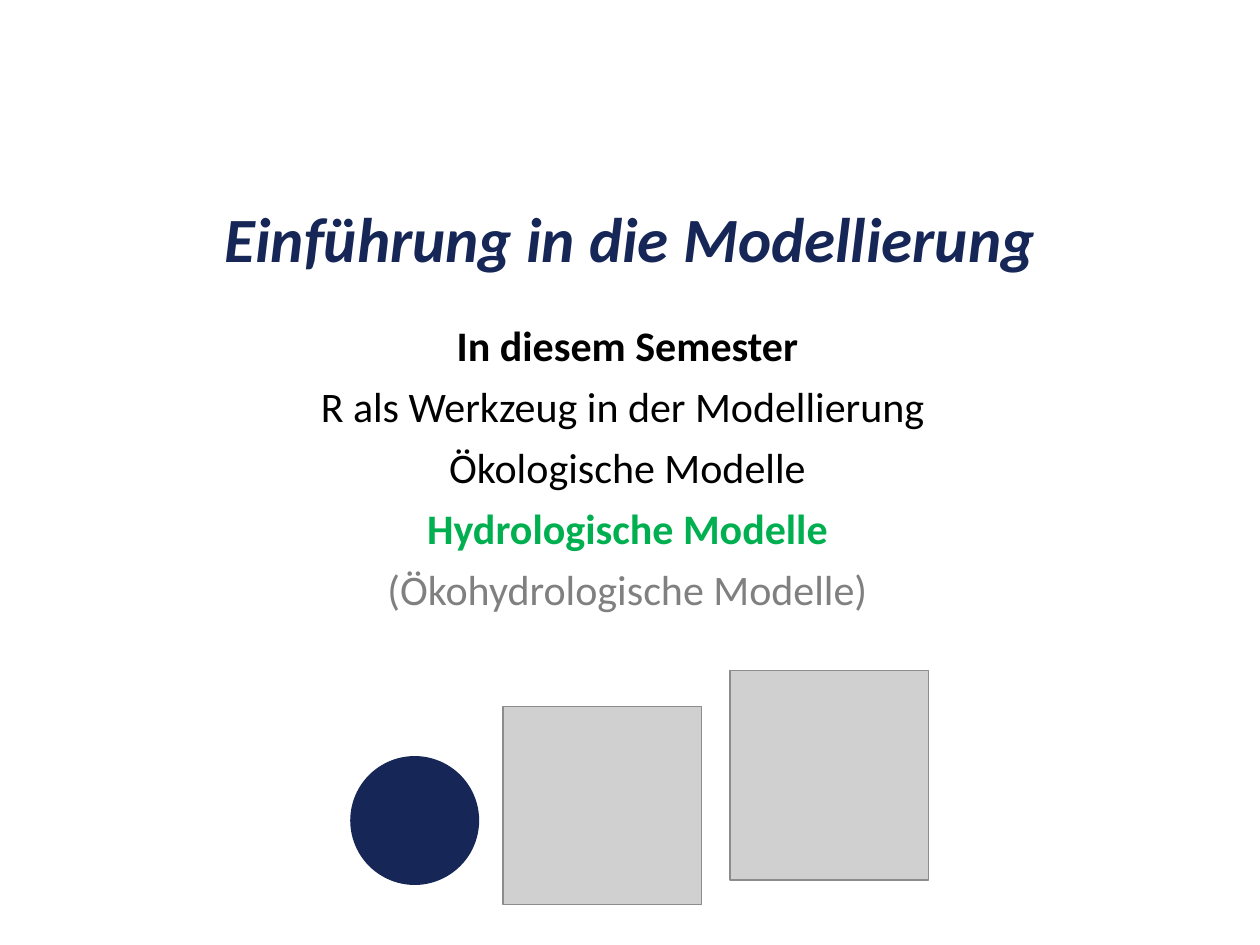
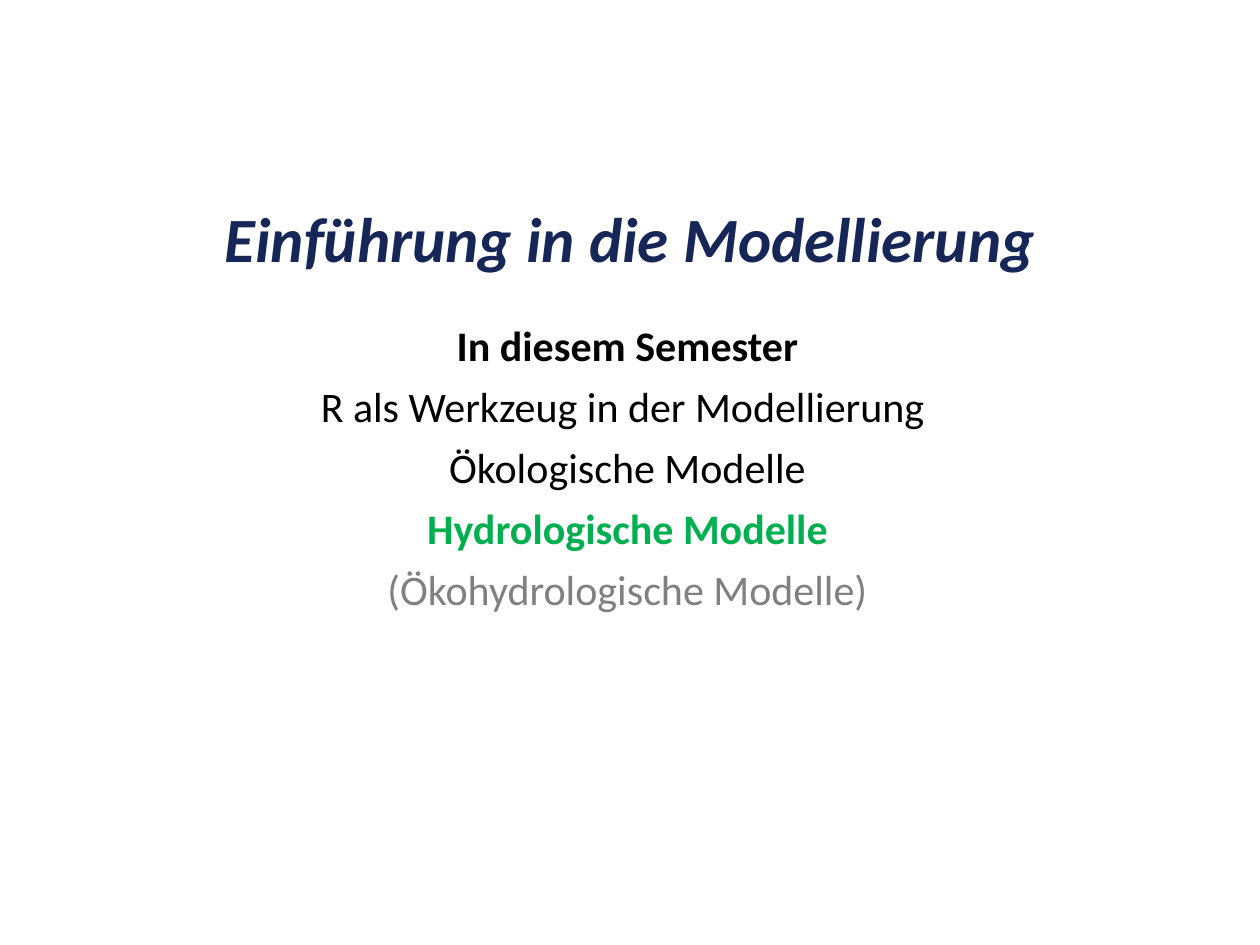
Before and after one commit to heistermann/Einf_Modellierung, a slide deck: slide 1 of Termin_7/folien/UebungModellierung#7.odp (slide 2 before the commit). Drawn at 1260x945 pixels with LibreOffice and Linux fonts; fonts in the diff are those of the drawing; grey boxes stand for pictures. Boxes give left, top, right and bottom in pixels: in the first picture for what was removed or moved away, otherwise in the second. Text is boxed around its words. In the diff, an @@ line names an element or a change of style, - is before the commit and + after.

```diff
--- a/Termin_7/folien/UebungModellierung#7.odp
+++ b/Termin_7/folien/UebungModellierung#7.odp
@@ picture removed at box(730, 670, 927, 879) @@
@@ picture removed at box(503, 706, 702, 905) @@
@@ ellipse removed at box(350, 756, 479, 885) @@
```
Also in this commit, not shown: 5 other slides changed, 3 slides removed, 21 other files.
